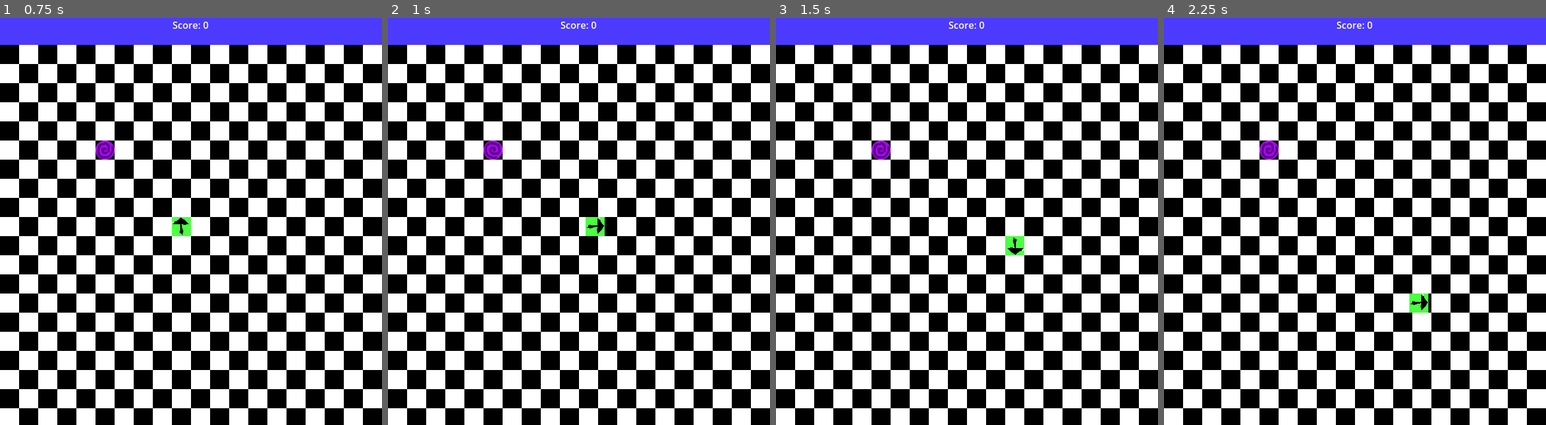
Above: before the commit, frames 1-4 (left to right).
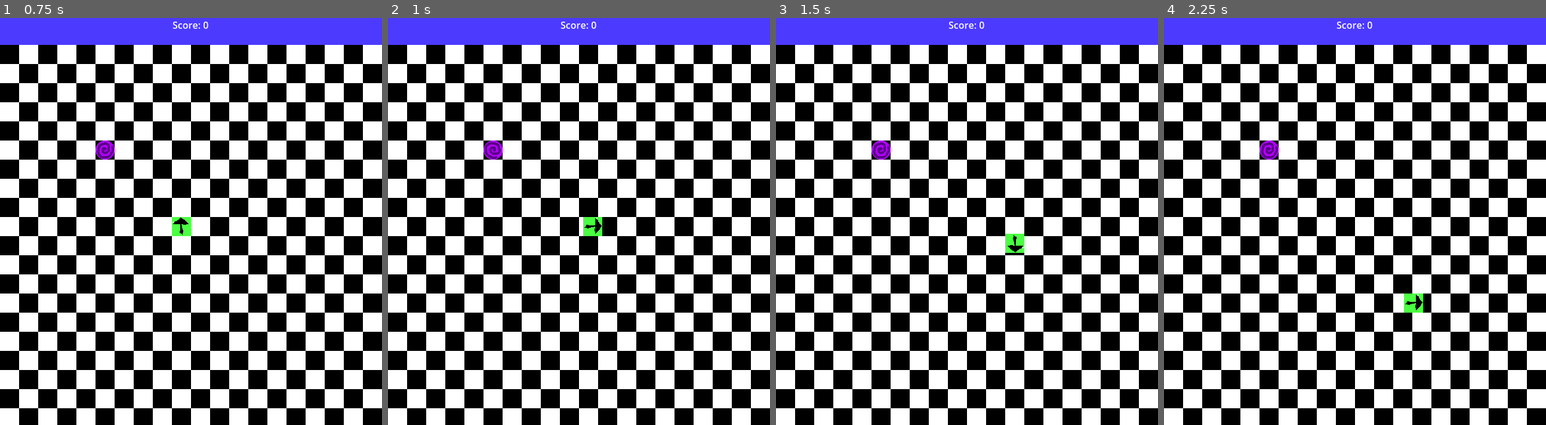
Above: after the commit, the same moments.

Repository: CWmain/looper
Game: Godot game, scene res://Scene/main.tscn
Two runs of this game, one before a commit and one after it. Both use one fixed random seed, a clock stepped at 60 frames per second and the inputs below. Sound files missing from this copy of the repository are replaced by a short silence.
Inputs:
- Up to frame 1 (0.75 s): tap Enter at 0.5 s; hold D (Right) from 0.53 s (still down)
- Up to frame 2 (1 s): keep holding D (Right)
- Up to frame 3 (1.5 s): release D (Right) at 1.28 s; hold S (Down) from 1.28 s (still down)
- Up to frame 4 (2.25 s): release S (Down) at 2.03 s; hold D (Right) from 2.03 s (still down)

Frame 1 is identical in both runs. In frame 2, 0.1% of the frame differs, in the area x 51-57%, y 48-54%; in frame 3, 0.1%; in frame 4, 0.2%, in the area x 62-70%, y 67-73%.

Commit message:
fixed issue of portal spawning on same spot. Was randomizing after the check instead of before

Diff:
--- a/Objects/Board/board.gd
+++ b/Objects/Board/board.gd
@@ -115,11 +115,11 @@
 # Places the portal in a random unused location
 func move_portal() ->void:
 	var invalidPlacement = true
-	var newPlacement = Vector2(randi_range(0, cells-1), randi_range(0, cells-1))
+	var newPlacement: Vector2
 	while invalidPlacement:
+		newPlacement = Vector2(randi_range(0, cells-1), randi_range(0, cells-1))
 		if newPlacement not in usedPortalPositions:
 			invalidPlacement = false
-		newPlacement = Vector2(randi_range(0, cells-1), randi_range(0, cells-1))
 	usedPortalPositions.append(newPlacement)
 	portal_pos = newPlacement
 	current_portal.position = gridToReal(newPlacement)
--- a/Objects/Looper/looper.tscn
+++ b/Objects/Looper/looper.tscn
@@ -8,7 +8,7 @@
 
 [node name="Looper" type="Node2D"]
 script = ExtResource("1_t06b1")
-tweenTime = 0.1
+tweenTime = 0.15
 
 [node name="Sprite2D" type="Sprite2D" parent="."]
 z_index = 1
